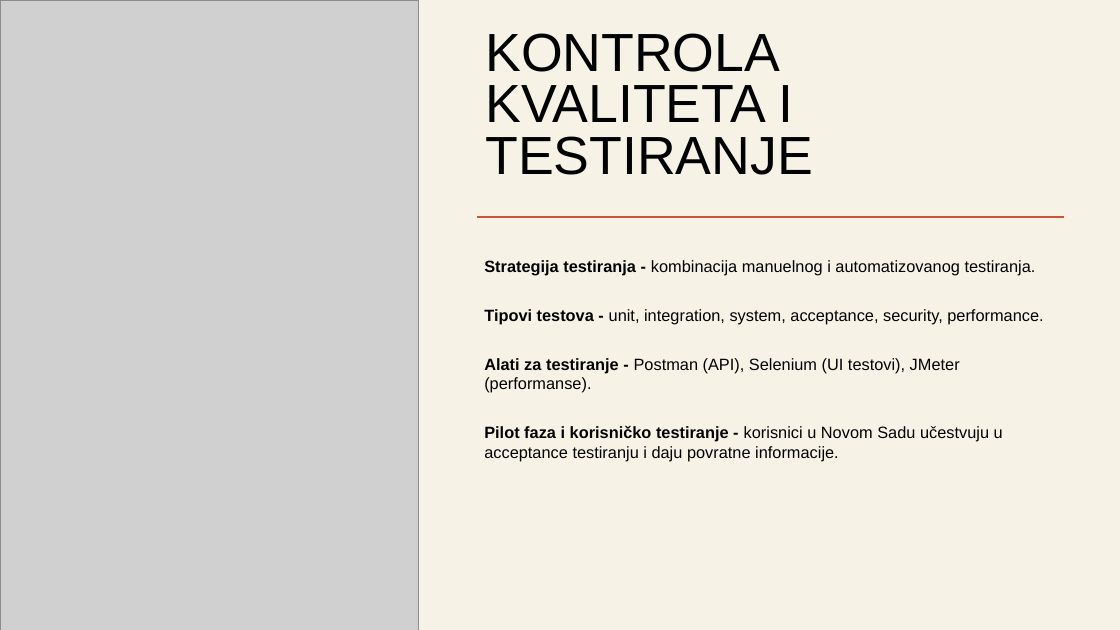
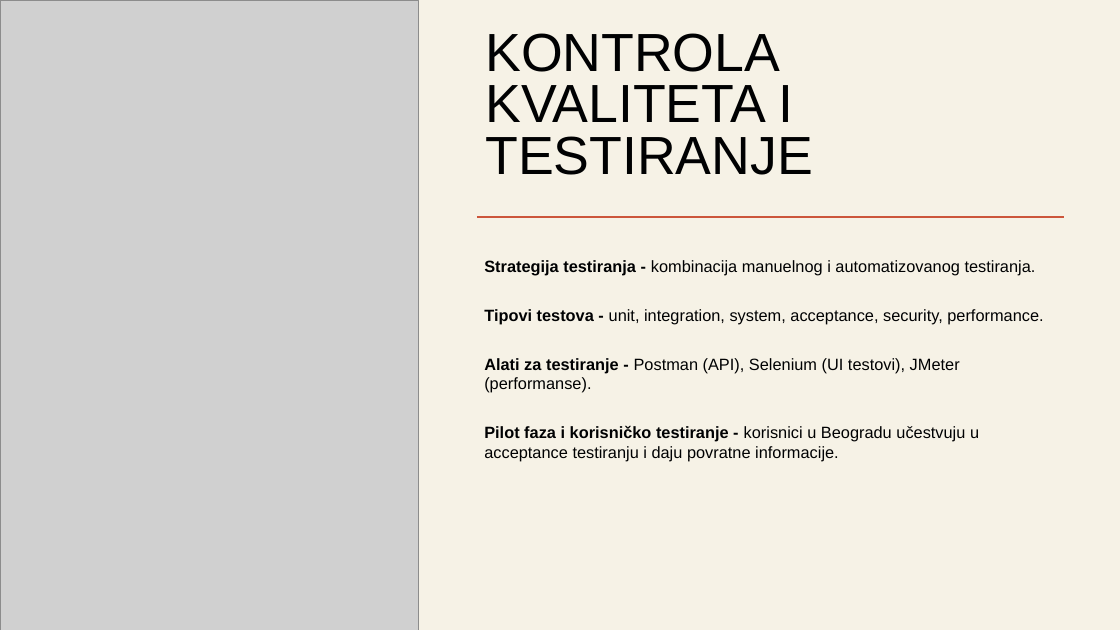
Before and after one commit to MastilovicRadoslav/startup_launch_simulation, a slide deck: slide 11 of Final presentation.pptx. Drawn at 1120x630 pixels with LibreOffice and Linux fonts; fonts in the diff are those of the drawing; grey boxes stand for pictures. Boxes give left, top, right and bottom in pixels: in the first picture for what was removed or moved away, otherwise in the second. Text is boxed around its words. In the diff, an @@ line names an element or a change of style, - is before the commit and + after.

```diff
--- a/Final presentation.pptx
+++ b/Final presentation.pptx
@@ text at bbox=[484, 425, 979, 461]: text changed @@
-Pilot faza i korisničko testiranje - korisnici u Novom Sadu učestvuju u acceptance testiranju i daju povratne informacije.
+Pilot faza i korisničko testiranje - korisnici u Beogradu učestvuju u acceptance testiranju i daju povratne informacije.
```
Also in this commit, not shown: 3 other slides changed, 6 other files.
